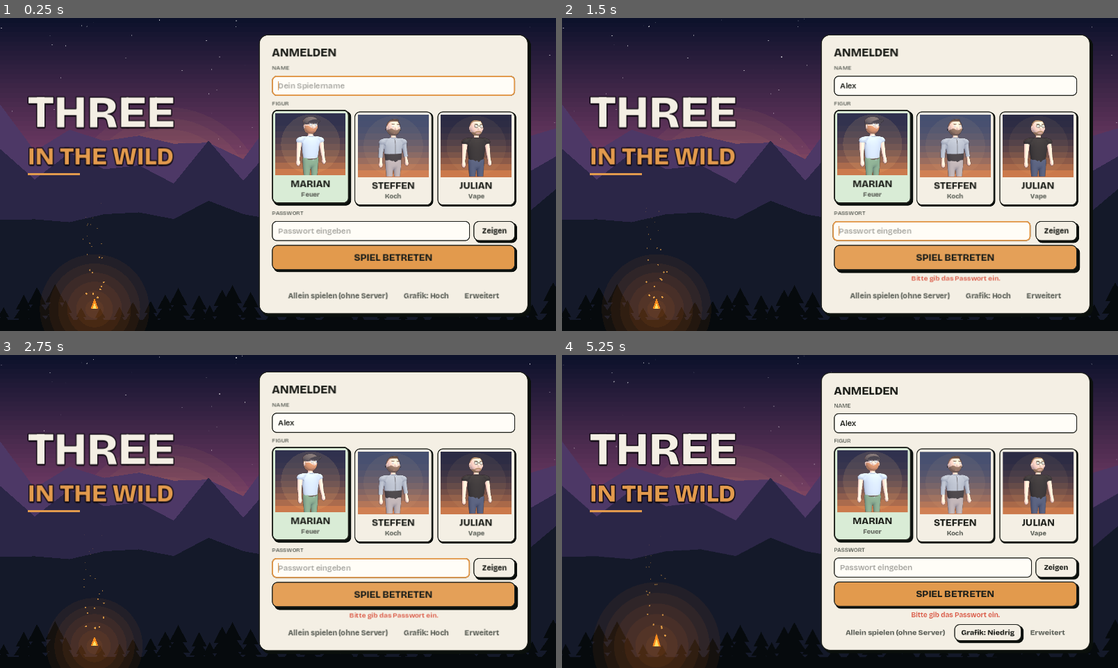
Above: before the commit, frames 1-4 (two rows, left to right).
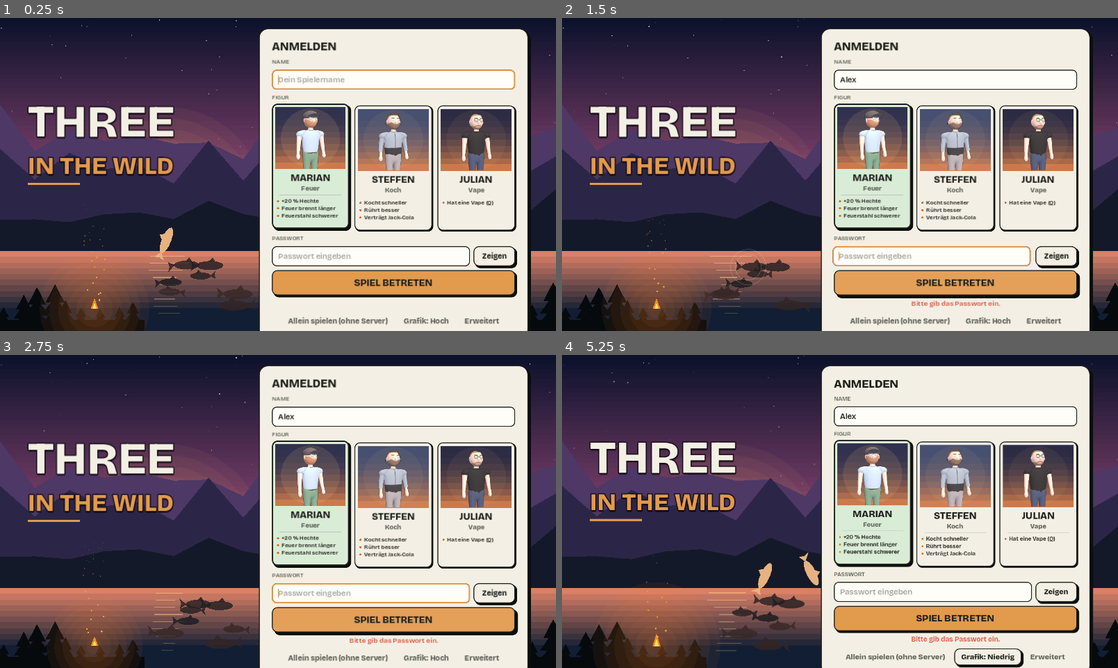
Above: after the commit, the same moments.

Repository: 7ulez/three-in-the-wild
Game: Godot game, scene res://menu.tscn
Two runs of this game, one before a commit and one after it. Both use one fixed random seed, a clock stepped at 60 frames per second and the inputs below.
Inputs (mouse positions are in pixels of both pictures, inside the frame that each line leads up to):
- Up to frame 1 (0.25 s): no input
- Up to frame 2 (1.5 s): click (956, 86) at 0.52 s; type "Alex" at 0.6 s; click "SPIEL BETRETEN" at 1.25 s
- Up to frame 3 (2.75 s): click "SPIEL BETRETEN" at 2 s
- Up to frame 4 (5.25 s): click "♪" at 2.75 s; click "Zeigen" at 3.5 s; click "Verbergen" at 4.25 s; click "Grafik: Hoch" at 5 s

The runs differ from the first frame. In frame 1, 34% of the frame differs, in the area x 0-100%, y 3-100%; in frame 2, 33%; in frame 3, 33%; in frame 4, 34%.

Commit message:
Login-Menü: See mit schwimmenden und springenden Fischen, Perks unter den Figuren
Co-Authored-By: Claude Sonnet 5.5 <noreply@anthropic.com>

Claude-Session: https://claude.ai/code/session_01FicyMBshYtiCihkErSPQQ5

Diff:
--- a/menu.gd
+++ b/menu.gd
@@ -12,6 +12,12 @@
 
 const ROLES := {"Marian": "Feuer", "Steffen": "Koch", "Julian": "Vape"}
 const ORDER := ["Marian", "Steffen", "Julian"]
+const PERKS := {
+	"Marian": ["+20 % Hechte", "Feuer brennt länger", "Feuerstahl schwerer"],
+	"Steffen": ["Kocht schneller", "Rührt besser", "Verträgt Jack-Cola"],
+	"Julian": ["Hat eine Vape (Q)"],
+}
+const PERK_H := 72.0
 
 var name_edit: LineEdit
 var pw_edit: LineEdit
@@ -43,6 +49,7 @@
 	var layers: Array = []
 	var trees: Array = []
 	var embers: Array = []
+	var fish: Array = []
 
 	func _init() -> void:
 		mouse_filter = Control.MOUSE_FILTER_IGNORE
@@ -61,6 +68,8 @@
 		while x < 1.04:
 			trees.append([x, rng.randf_range(0.07, 0.16), rng.randf_range(0.8, 1.2)])
 			x += rng.randf_range(0.018, 0.04)
+		for i in 7:
+			fish.append([rng.randf_range(0.27, 0.45), rng.randf_range(0.79, 0.95), rng.randf_range(0.022, 0.04), rng.randf_range(0.012, 0.03) * (1.0 if i % 2 == 0 else -1.0), rng.randf() * TAU, Color(0.05, 0.08, 0.11).lerp(Color(0.5, 0.28, 0.2), rng.randf() * 0.4)])
 		for i in 26:
 			embers.append([rng.randf(), rng.randf(), rng.randf_range(0.04, 0.12), rng.randf_range(-0.03, 0.03)])
 
@@ -97,9 +106,13 @@
 			poly.append(Vector2(w, h))
 			poly.append(Vector2(0, h))
 			draw_colored_polygon(poly, l["col"])
+		# See mit Fischen (Lichtung zwischen Lagerfeuer und Login-Karte)
+		_draw_lake(w, h)
 		# Wald
 		var tc := Color(0.025, 0.04, 0.05)
 		for tr in trees:
+			if tr[0] > LAKE_X0 and tr[0] < LAKE_X1:
+				continue
 			var bx: float = tr[0] * w
 			var th: float = tr[1] * h * tr[2]
 			var by := h * 1.01
@@ -107,7 +120,8 @@
 				var ww := th * (0.36 - 0.07 * k)
 				var y0 := by - th * (0.18 + 0.27 * k)
 				draw_colored_polygon(PackedVector2Array([Vector2(bx - ww, y0), Vector2(bx + ww, y0), Vector2(bx, y0 - th * 0.42)]), tc)
-		draw_rect(Rect2(0, h * 0.965, w, h * 0.04), tc)
+		draw_rect(Rect2(0, h * 0.965, w * LAKE_X0, h * 0.04), tc)
+		draw_rect(Rect2(w * LAKE_X1, h * 0.965, w * (1.0 - LAKE_X1), h * 0.04), tc)
 		# Lagerfeuer
 		var fp := Vector2(w * 0.17, h * 0.93)
 		var fl := 1.0 + 0.12 * sin(t * 11.0) + 0.08 * sin(t * 17.3)
@@ -119,6 +133,67 @@
 			var ph: float = fmod(t * float(e[2]) + float(e[1]), 1.0)
 			var ep := fp + Vector2(sin(ph * 6.0 + float(e[0]) * 9.0) * 22.0 + float(e[3]) * ph * 300.0, -ph * h * 0.38 - 20.0)
 			draw_circle(ep, 1.8 * (1.0 - ph) + 0.4, Color(1.0, 0.7, 0.3, 0.9 * (1.0 - ph)))
+
+	const LAKE_X0 := 0.26      # Lichtung im Wald (Wasser sichtbar)
+	const LAKE_X1 := 0.66
+	const FISH_X1 := 0.455     # rechts davon liegt die Login-Karte
+
+	func _fish_shape(c: Vector2, len: float, dir: float, col: Color, wig: float) -> void:
+		# Fisch von der Seite: Körper-Polygon + Schwanzflosse (dir = +1 nach rechts)
+		var pts := PackedVector2Array()
+		for i in 13:
+			var a := TAU * float(i) / 13.0
+			pts.append(c + Vector2(cos(a) * len * 0.5 * dir, sin(a) * len * 0.17))
+		draw_colored_polygon(pts, col)
+		var tx := c.x - dir * len * 0.46
+		var tw := sin(wig) * len * 0.09
+		draw_colored_polygon(PackedVector2Array([Vector2(tx, c.y), Vector2(tx - dir * len * 0.26, c.y - len * 0.2 + tw), Vector2(tx - dir * len * 0.2, c.y + tw), Vector2(tx - dir * len * 0.26, c.y + len * 0.2 + tw)]), col)
+		draw_colored_polygon(PackedVector2Array([c + Vector2(-dir * len * 0.05, -len * 0.15), c + Vector2(dir * len * 0.1, -len * 0.3), c + Vector2(dir * len * 0.2, -len * 0.14)]), col)
+
+	func _draw_lake(w: float, h: float) -> void:
+		var x0 := 0.0
+		var x1 := w
+		var top := h * 0.745
+		var strips := 14
+		for i in strips:
+			var f := float(i) / (strips - 1)
+			var c := Color(0.85, 0.5, 0.4).lerp(Color(0.07, 0.12, 0.2), clampf(f * 1.3, 0.0, 1.0))
+			draw_rect(Rect2(x0, top + (h - top) * float(i) / strips, x1 - x0, (h - top) / strips + 1.0), c)
+		# Glitzern der Sonne
+		for i in 9:
+			var gy := top + (h - top) * (0.06 + 0.09 * i)
+			var gw := h * (0.05 - 0.003 * i) * (1.0 + 0.35 * sin(t * 1.3 + i))
+			var gx := w * 0.3 + sin(t * 0.7 + i * 1.7) * 6.0
+			draw_line(Vector2(gx - gw, gy), Vector2(gx + gw, gy), Color(1.0, 0.85, 0.55, 0.55 - 0.04 * i), 2.0)
+		# Schwimmende Fische (dunkle Silhouetten unter der Oberfläche)
+		for f in fish:
+			var sp: float = f[3]
+			var span := (FISH_X1 - LAKE_X0 - 0.05)
+			var fx: float = LAKE_X0 + 0.03 + fposmod(float(f[0]) - LAKE_X0 + sp * t * 0.5, span)
+			var dir := 1.0 if sp > 0.0 else -1.0
+			var fy: float = float(f[1]) * h + sin(t * 0.9 + float(f[4])) * 4.0
+			var col: Color = f[5]
+			col.a = 0.8
+			_fish_shape(Vector2(fx * w, fy), float(f[2]) * w * 1.6, dir, col, t * 7.0 + float(f[4]))
+		# Springende Fische mit Ringen
+		for k in 3:
+			var period := 5.5 + k * 1.7
+			var ph := fmod(t + k * 2.3, period) / period
+			var jx := w * (0.31 + 0.065 * k)
+			var surf := top + (h - top) * (0.2 + 0.06 * k)
+			if ph < 0.16:
+				var q := ph / 0.16
+				var pos := Vector2(jx + (q - 0.5) * w * 0.05, surf - sin(q * PI) * h * (0.11 + 0.02 * k))
+				var vel := Vector2(w * 0.05, -cos(q * PI) * h * 0.11 * PI)
+				draw_set_transform(pos, vel.angle(), Vector2.ONE)
+				_fish_shape(Vector2.ZERO, w * 0.05, 1.0, Color(0.9, 0.7, 0.5), t * 25.0)
+				draw_set_transform(Vector2.ZERO, 0.0, Vector2.ONE)
+			var rq := clampf((ph - 0.14) / 0.2, 0.0, 1.0)
+			if rq > 0.0 and rq < 1.0:
+				var rc := Vector2(jx + w * 0.025, surf)
+				for r in 2:
+					var rr := (rq + r * 0.25) * w * 0.035
+					draw_arc(rc, rr, 0.0, TAU, 28, Color(1, 0.9, 0.75, 0.6 * (1.0 - rq)), 1.5)
 
 
 # ---------------------------------------------------------------------------
@@ -180,7 +255,7 @@
 		cam.look_at_from_position(Vector3(0.0, 1.42, -3.1), Vector3(0.0, 1.27, 0.0))
 
 	func _init() -> void:
-		custom_minimum_size = Vector2(176, 216)
+		custom_minimum_size = Vector2(176, 216 + 72)
 		mouse_filter = Control.MOUSE_FILTER_STOP
 		mouse_default_cursor_shape = Control.CURSOR_POINTING_HAND
 		mouse_entered.connect(func() -> void: hover = true)
@@ -202,7 +277,7 @@
 		sb.set_border_width_all(3 if selected else 2)
 		draw_style_box(sb, Rect2(0, lift, r.size.x, r.size.y))
 		# Porträtfläche
-		var pr := Rect2(8, 8 + lift, r.size.x - 16, r.size.y - 74)
+		var pr := Rect2(8, 8 + lift, r.size.x - 16, r.size.y - 74 - PERK_H)
 		var d: Dictionary = Player.CHARS[char_name]
 		if _vpc != null:
 			_vpc.position = pr.position
@@ -214,8 +289,16 @@
 		UI.fonts()
 		var font: Font = UI.f_head
 		var nc := UI.INK
-		draw_string(font, Vector2(0, r.size.y - 38 + lift), char_name.to_upper(), HORIZONTAL_ALIGNMENT_CENTER, r.size.x, 22, nc)
-		draw_string(font, Vector2(0, r.size.y - 16 + lift), role, HORIZONTAL_ALIGNMENT_CENTER, r.size.x, 15, UI.TEXT_LOW)
+		var by := r.size.y - PERK_H
+		draw_string(font, Vector2(0, by - 38 + lift), char_name.to_upper(), HORIZONTAL_ALIGNMENT_CENTER, r.size.x, 22, nc)
+		draw_string(font, Vector2(0, by - 16 + lift), role, HORIZONTAL_ALIGNMENT_CENTER, r.size.x, 15, UI.TEXT_LOW)
+		# Perks
+		draw_line(Vector2(18, by - 6 + lift), Vector2(r.size.x - 18, by - 6 + lift), Color(0, 0, 0, 0.15), 1.0)
+		var perks: Array = PERKS.get(char_name, [])
+		for i in perks.size():
+			var py := by + 12.0 + 17.0 * i + lift
+			draw_circle(Vector2(14, py - 4), 2.5, Color(0.85, 0.45, 0.1))
+			draw_string(UI.f_label if UI.f_label != null else font, Vector2(22, py), perks[i], HORIZONTAL_ALIGNMENT_LEFT, r.size.x - 28, 13, UI.INK)
 
 	func draw_portrait(pr: Rect2, d: Dictionary, active: bool, time: float) -> void:
 		# Hintergrund des Porträts (Abendhimmel + Hügel), pro Figur leicht getönt
Not shown, changed: web/index.html
Not shown, changed: web/index.js.gz
Not shown, changed: web/index.pck
Not shown, changed: web/index.pck.gz
Not shown, changed: web/index.wasm.gz
